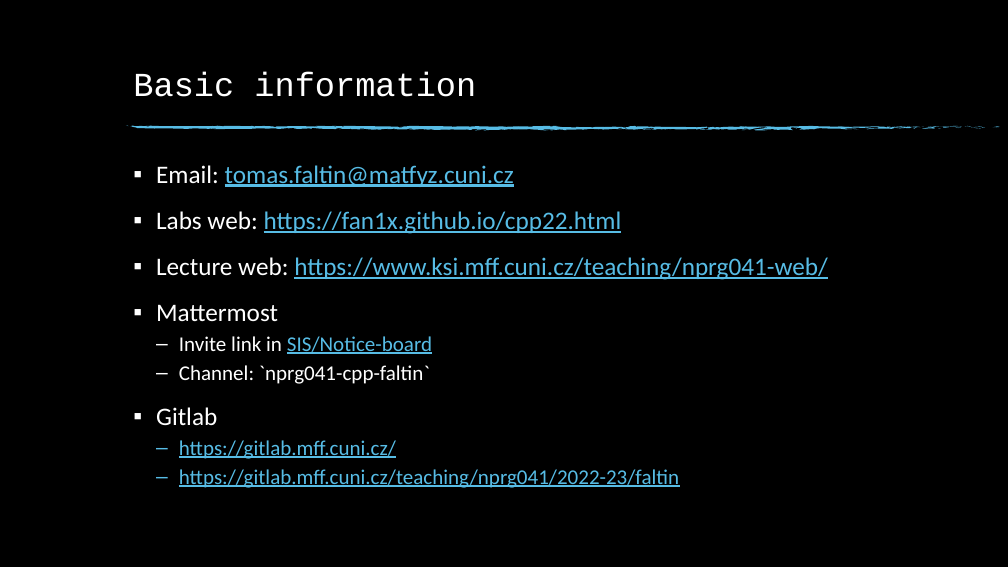
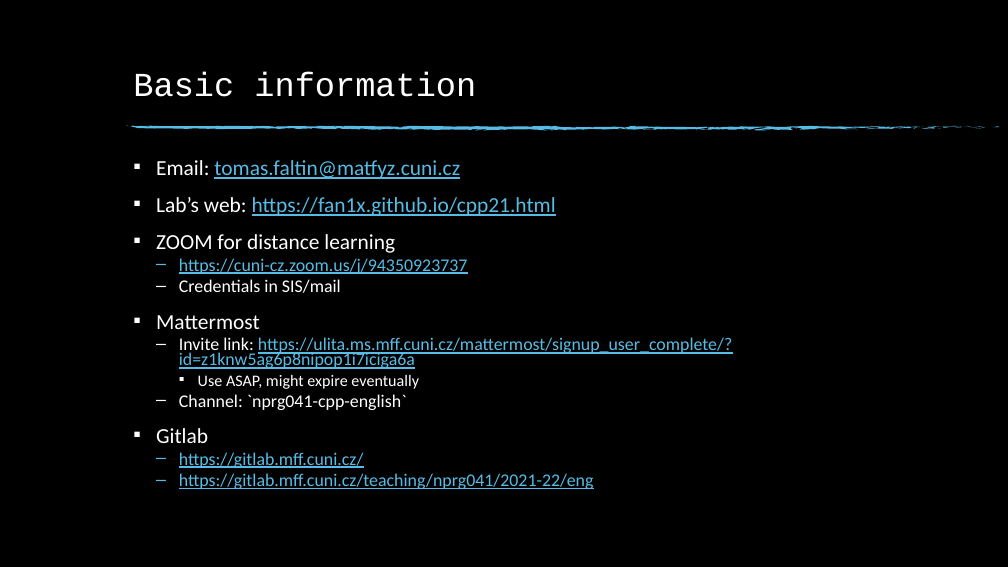
Before and after one commit to fan1x/fan1x.github.io, a slide deck: slide 12 of data/2022-23/cpp/ex02.pptx (slide 9 before the commit). Drawn at 1008x567 pixels with LibreOffice and Linux fonts; fonts in the diff are those of the drawing; background and template pictures are left out. Boxes give left, top, right and bottom in pixels: in the first picture for what was removed or moved away, otherwise in the second. Text is boxed around its words. In the diff, an @@ line names an element or a change of style, - is before the commit and + after.

```diff
--- a/data/2022-23/cpp/ex02.pptx
+++ b/data/2022-23/cpp/ex02.pptx
@@ text at [156,160,460,468]: size 24 to 20.4 pt in "Email: tomas.faltin@matfyz.cuni.cz", "Mattermost", "Gitlab"; size 20 to 17 pt in "https://gitlab.mff.cuni.cz/"; line spacing 0.9 to 0.7 @@
@@ text at [156,197,556,293]: text changed; size 24 to 20.4 pt @@
-▪ Labs web: https://fan1x.github.io/cpp22.html
-▪ Lecture web: https://www.ksi.mff.cuni.cz/teaching/nprg041-web/
+▪ Lab’s web: https://fan1x.github.io/cpp21.html
+▪ ZOOM for distance learning
+  – https://cuni-cz.zoom.us/j/94350923737
+  – Credentials in SIS/mail
@@ text at [179,337,732,410]: text changed; size 20 to 17 pt; text colour #FFFFFF to #57BCE5 @@
-  – Invite link in SIS/Notice-board
-  – Channel: `nprg041-cpp-faltin`
+  – Invite link: https://ulita.ms.mff.cuni.cz/mattermost/signup_user_complete/?id=z1knw5ag6p8nipop1i7iciga6a
+    ▪ Use ASAP, might expire eventually
+  – Channel: `nprg041-cpp-english`
@@ text at [179,473,594,489]: text changed; size 20 to 17 pt @@
-  – https://gitlab.mff.cuni.cz/teaching/nprg041/2022-23/faltin
+  – https://gitlab.mff.cuni.cz/teaching/nprg041/2021-22/eng
```
Also in this commit, not shown: 15 other slides changed, 5 slides added, 9 slides removed.
